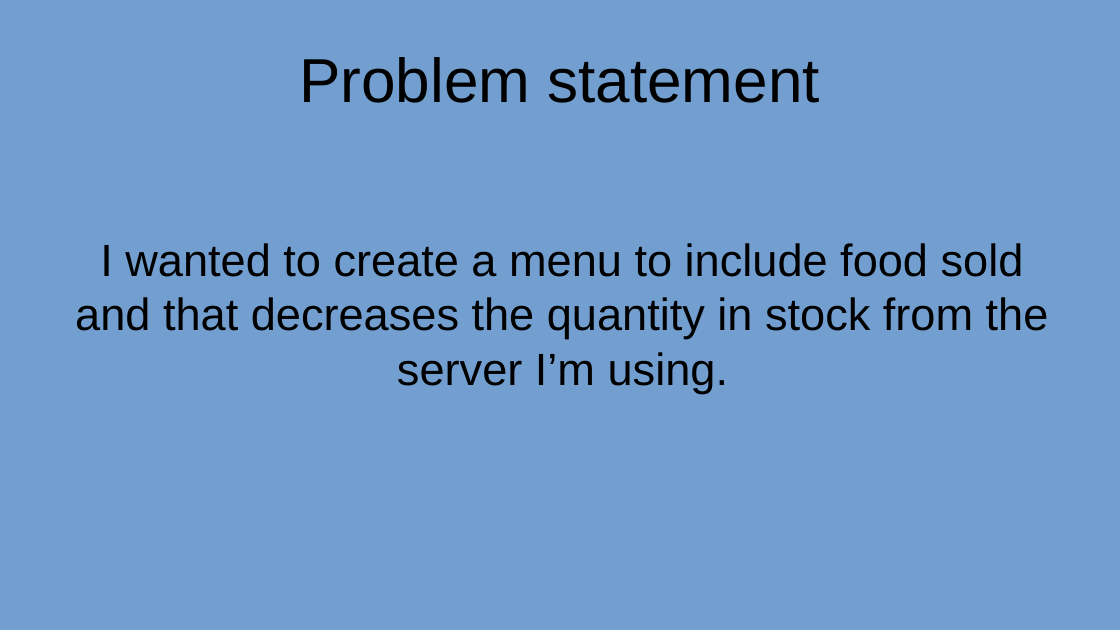
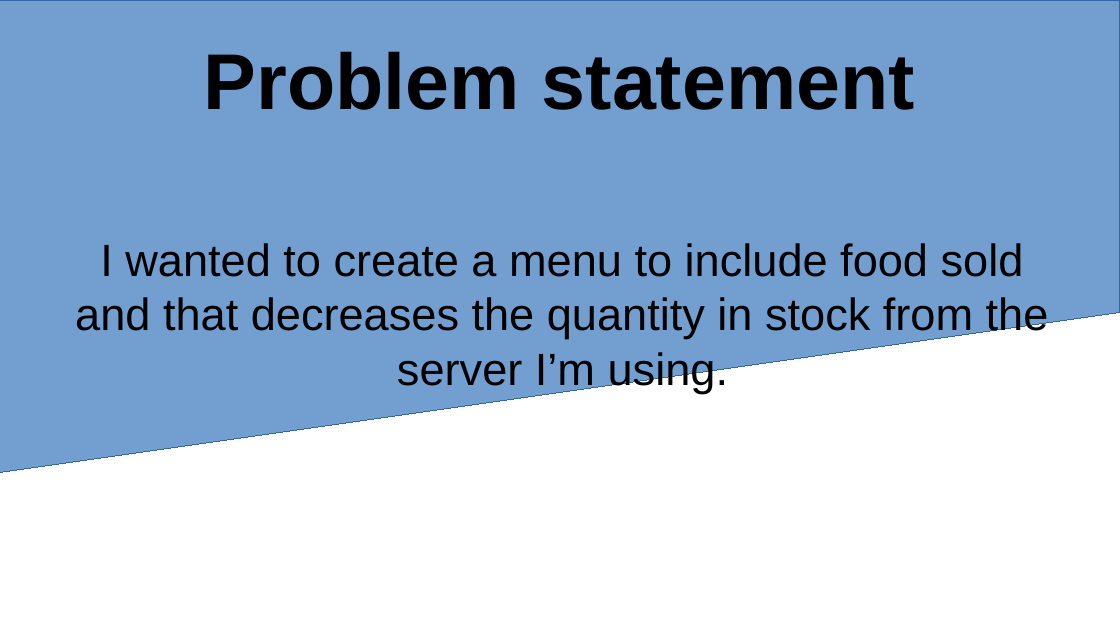
Before and after one commit to Rahy-Sam/project-phase-1, a slide deck: slide 2 of presentation.odp. Drawn at 1120x630 pixels with LibreOffice and Linux fonts; fonts in the diff are those of the drawing. Boxes give left, top, right and bottom in pixels: in the first picture for what was removed or moved away, otherwise in the second. Text is boxed around its words. In the diff, an @@ line names an element or a change of style, - is before the commit and + after.

```diff
--- a/presentation.odp
+++ b/presentation.odp
@@ background #729FCF to #FFFFFF @@
@@ freeform shape added at <box>0,0,1120,473</box>, fill #729FCF, outline #3465A4 0 pt @@
@@ title "Problem statement" at <box>204,51,915,110</box>: size 44 to 56 pt, bold on @@
```
Also in this commit, not shown: 7 other slides changed, 2 other files.
